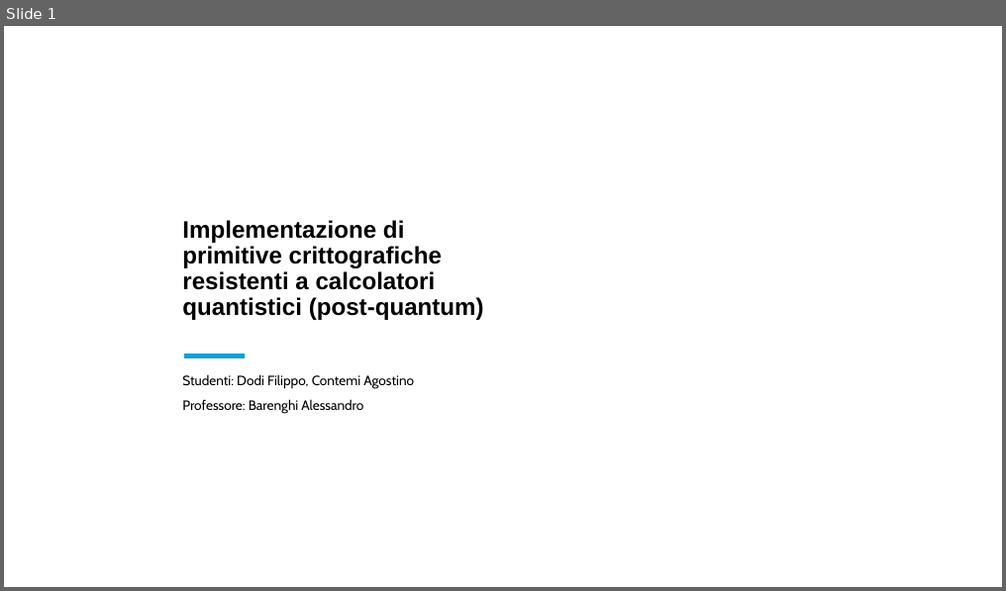
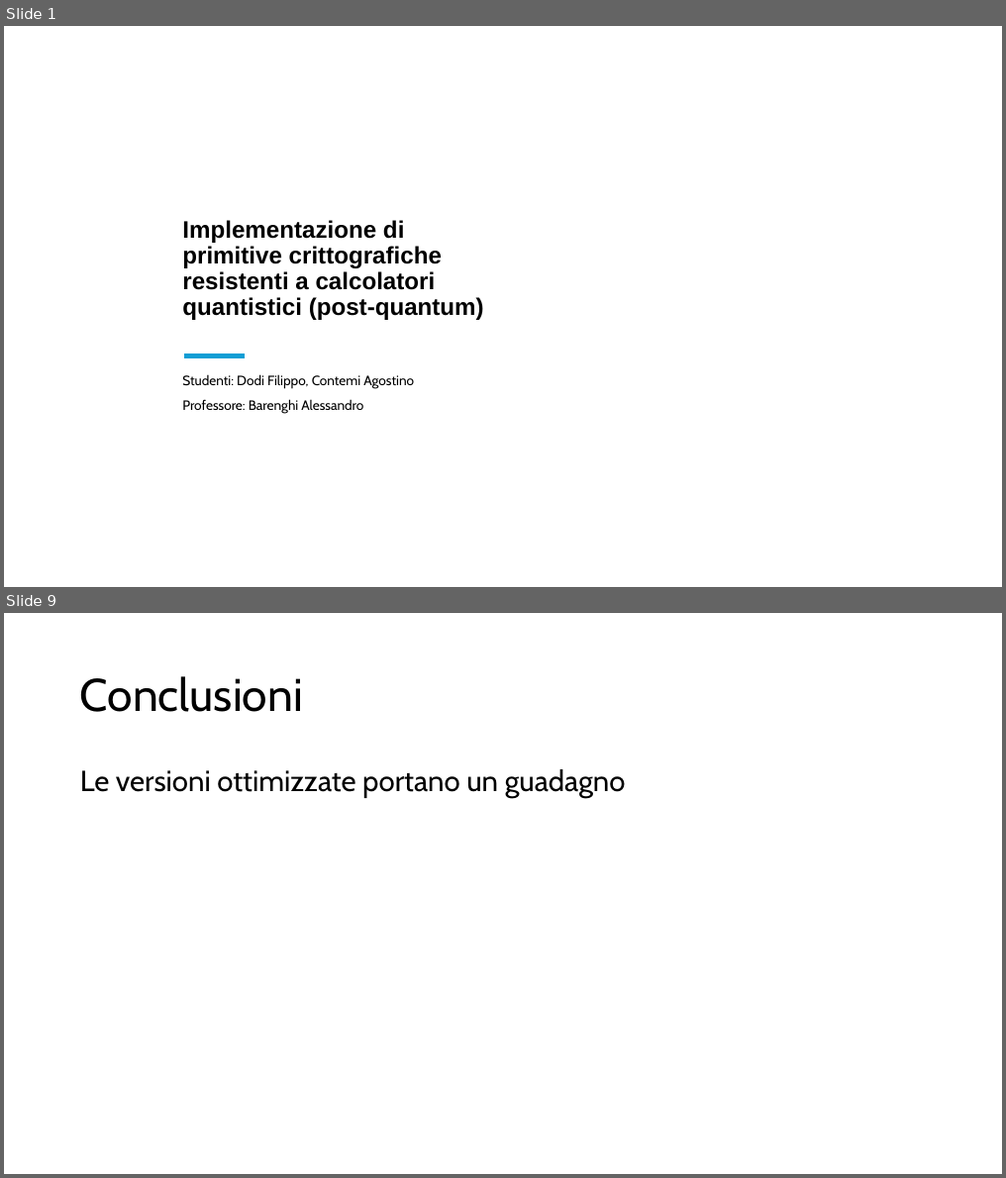
Before and after one commit to Ago19pc/keccak, a slide deck: PRESENTAZIONE.pptx. Shown one above the other, each under a label of ours: slide 1 before the commit, slides 1 and 9 after it; the slides between them are not shown. The pictures are 1006x591 and 1006x1178 pixels, drawn with LibreOffice and Linux fonts; fonts in the diff are those of the drawing; background and template pictures are left out. Boxes give left, top, right and bottom in pixels: in the first picture for what was removed or moved away, otherwise in the second. Text is boxed around its words. In the diff, an @@ line names an element or a change of style, - is before the commit and + after.

```diff
--- a/PRESENTAZIONE.pptx
+++ b/PRESENTAZIONE.pptx
@@ slide 9 added at bbox=[4, 613, 1002, 1174], background #FFFFFF @@
@@ title added at bbox=[80, 676, 303, 712], 44 pt, text #000000 @@
+Conclusioni
@@ text added at bbox=[80, 769, 626, 798], 28 pt, text #000000 @@
+Le versioni ottimizzate portano un guadagno
```
Also in this commit, not shown: 3 slides changed, 4 other slides added, 4 slides removed, 1 other file.
